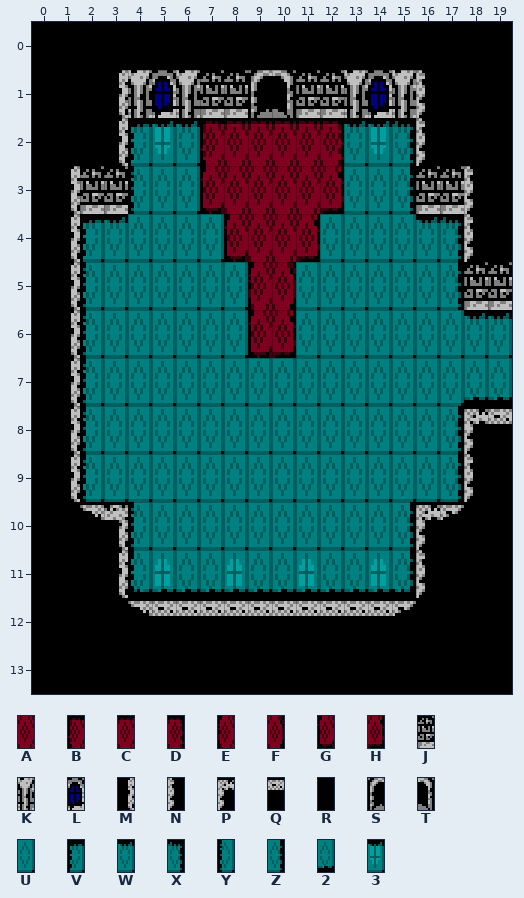
An edit to a level. Tiled map, tiled/castle_room_15.tmx. That is the earlier state.
Cells are 8x16 px. Shown: x 0..19, y 0..13.
Key: from "castle_carpet": A 0, B 1, C 2, D 3, E 4, F 5, G 6, H 8; from "castle_stone": J 0, K 1, L 2, M 3, N 4, P 5, Q 6, R 8, S 11, T 12; from "castle_tile": U 0, V 1, W 2, X 3, Y 4, Z 5, 2 7, 3 9.
_ is an empty cell.
Layer "Tile Layer 1" before, first column x 2:
 0 RRRRRRRRRRRRRRRRRR
 1 RMKLKJJSTJJKLKNRRR
 2 RMV3WBCCCCDW3XNRRR
 3 JJYUUGAAAAHUUZJJNR
 4 VWUUUUGAAHUUUUWXNR
 5 YUUUUUUEFUUUUUUZJJ
 6 YUUUUUUGHUUUUUUUWW
 7 YUUUUUUUUUUUUUUU22
 8 YUUUUUUUUUUUUUUZPQ
 9 YUUUUUUUUUUUUUUZNR
New version:
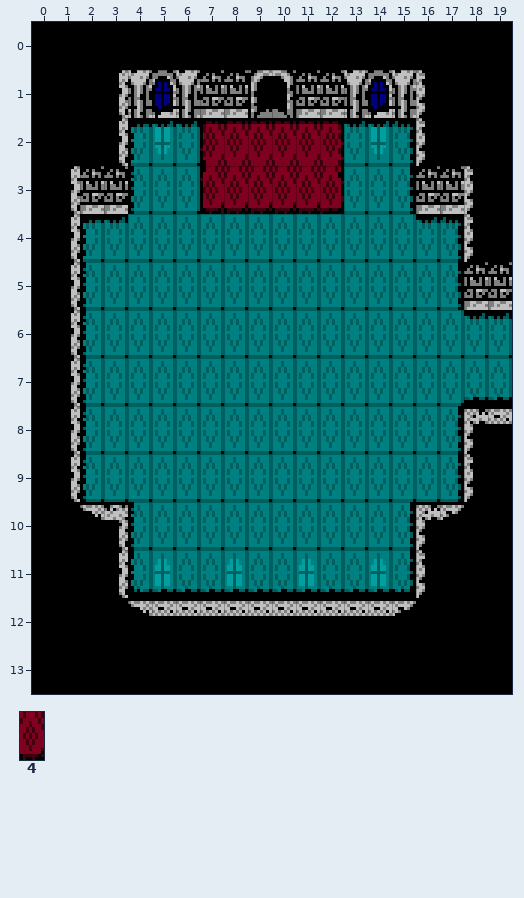
Further tiles: from "castle_carpet": 4 7.
The edit:
Changed rows in their new state; . is an unchanged cell.
Layer "Tile Layer 1":
first column x 8:
 3 4444
 4 UUUU
 5 .UU.
 6 .UU.
Changed places in both pictures, as pixel boxes (x1, y1, x2, y2):
changed: (224, 205, 320, 358)
